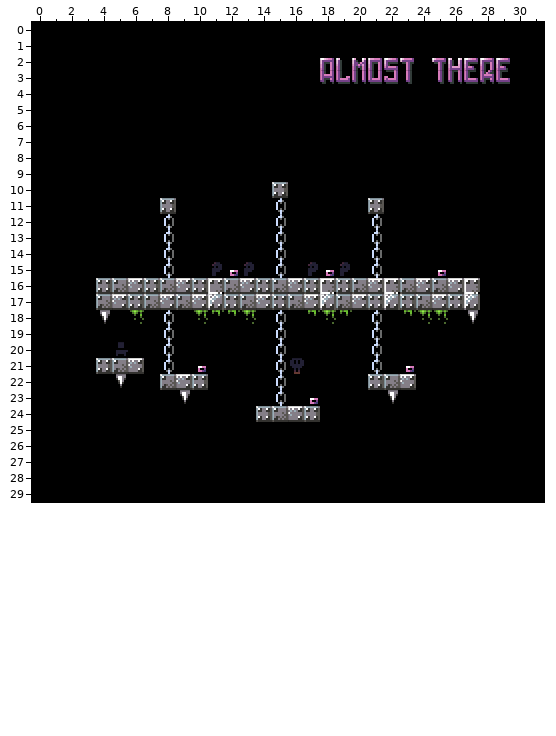
Tiled map: maps.tmx. The first picture shows the starting point.
Cells are 8x8 px. Shown: x 0..31, y 0..29.
Once edited:
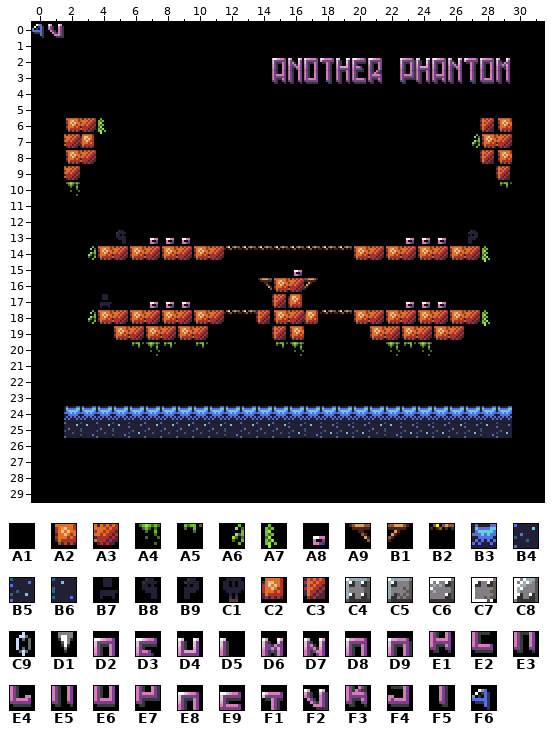
Key: from "tiles": A1 0, A2 16, A3 17, A4 18, A5 19, A6 21, A7 22, A8 23 "gum_start", A9 25, B1 26, B2 27 "falling_start", B3 28, B4 29, B5 30, B6 31, B7 32 "player_start", B8 33 "skull_right", B9 34 "skull_left", C1 36 "skull_down", C2 44, C3 45, C4 48, C5 49, C6 50, C7 51, C8 52, C9 53, D1 55, D2 64, D3 68, D4 71, D5 75, D6 76, D7 77, D8 78, D9 79, E1 80, E2 84, E3 87, E4 91, E5 92, E6 94, E7 95, E8 97, E9 98, F1 99, F2 111, F3 113, F4 114, F5 115, F6 233.
__ is an empty cell, ## one hidden under a higher layer.
Tiles of an added or newly shown layer are drawn over the layers below it.
Message: add swaps and vertical swap into tilemaps
Change:
Layer "map5" (now shown):
y 0: x 0..1 __ __ -> F6 F2
y 2: x 15..29 __ __ __ __ __ __ __ __ __ __ __ __ __ __ __ -> D2 D7 D8 F1 D4 D3 E8 A1 D9 D4 D2 D7 F1 D8 D6
y 3: x 15..29 __ __ __ __ __ __ __ __ __ __ __ __ __ __ __ -> E1 E5 E6 F5 E3 E2 F3 A1 E7 E3 E1 E5 F5 E6 E5
y 6: x 2..4 __ __ __ -> A2 A3 A7; x 28..29 __ __ -> C3 A2
y 7: x 2..3 __ __ -> A3 C2; x 27..29 __ __ __ -> A6 A2 A3
y 8: x 2..3 __ __ -> A2 A3; x 28..29 __ __ -> C3 A2
y 9: x 2 __ -> A3; x 29 __ -> C3
y 10: x 2 __ -> A4; x 15 __ -> A1; x 29 __ -> A5
y 11..12: x 8 __ -> A1; x 15 __ -> A1; x 21 __ -> A1
y 13: x 5 __ -> B8; x 7..9 __ __ __ -> A8 A8 A8; x 15 __ -> A1; x 21 __ -> A1; x 23..25 __ __ __ -> A8 A8 A8; x 27 __ -> B9
y 14: x 3..28 __ __ __ __ __ __ __ __ __ __ __ __ __ __ __ __ __ __ __ __ __ __ __ __ __ __ -> A6 A2 A3 A2 A3 A2 A3 A2 A3 B2 B2 B2 B2 B2 B2 B2 B2 A2 A3 A2 A3 A2 A3 A2 A3 A7
y 15: x 8 __ -> A1; x 11..13 __ __ __ -> A1 A1 A1; x 15..19 __ __ __ __ __ -> A1 A8 A1 A1 A1; x 21 __ -> A1; x 25 __ -> A1
y 16: x 4..27 __ __ __ __ __ __ __ __ __ __ __ __ __ __ __ __ __ __ __ __ __ __ __ __ -> A1 A1 A1 A1 A1 A1 A1 A1 A1 A1 A9 A2 A3 B1 A1 A1 A1 A1 A1 A1 A1 A1 A1 A1
y 17: x 4..27 __ __ __ __ __ __ __ __ __ __ __ __ __ __ __ __ __ __ __ __ __ __ __ __ -> B7 A1 A1 A8 A8 A8 A1 A1 A1 A1 A1 C3 C2 A1 A1 A1 A1 A1 A1 A8 A8 A8 A1 A1
y 18: x 3..28 __ __ __ __ __ __ __ __ __ __ __ __ __ __ __ __ __ __ __ __ __ __ __ __ __ __ -> A6 A2 A3 A2 A3 A2 A3 A2 A3 B2 B2 C3 A2 A3 C2 B2 B2 A2 A3 A2 A3 A2 A3 A2 A3 A7
y 19: x 5..10 __ __ __ __ __ __ -> A2 A3 A2 A3 A2 A3; x 15..16 __ __ -> C3 A2; x 21..26 __ __ __ __ __ __ -> A2 A3 A2 A3 A2 A3
y 20: x 5..8 __ __ __ __ -> A1 A5 A4 A5; x 10 __ -> A5; x 15..16 __ __ -> A5 A4; x 21..24 __ __ __ __ -> A1 A4 A5 A4
y 21: x 4..6 __ __ __ -> A1 A1 A1; x 8 __ -> A1; x 10 __ -> A1; x 15..16 __ __ -> A1 A1; x 21 __ -> A1; x 23 __ -> A1
y 22: x 5 __ -> A1; x 8..10 __ __ __ -> A1 A1 A1; x 15 __ -> A1; x 21..23 __ __ __ -> A1 A1 A1
y 23: x 9 __ -> A1; x 15 __ -> A1; x 17 __ -> A1; x 22 __ -> A1
y 24: x 2..29 __ __ __ __ __ __ __ __ __ __ __ __ __ __ __ __ __ __ __ __ __ __ __ __ __ __ __ __ -> B3 B3 B3 B3 B3 B3 B3 B3 B3 B3 B3 B3 B3 B3 B3 B3 B3 B3 B3 B3 B3 B3 B3 B3 B3 B3 B3 B3
y 25: x 2..29 __ __ __ __ __ __ __ __ __ __ __ __ __ __ __ __ __ __ __ __ __ __ __ __ __ __ __ __ -> B4 B6 B4 B6 B5 B4 B4 B4 B4 B4 B6 B4 B4 B4 B5 B6 B5 B5 B5 B4 B6 B5 B5 B5 B4 B5 B6 B5
Layer "map15" (now hidden):
y 0: x 0..1 ## ## -> __ __
y 2..3: x 15..29 ## ## ## ## ## ## ## ## ## ## ## ## ## ## ## -> __ __ __ __ __ __ __ __ __ __ __ __ __ __ __
y 6: x 2..4 ## ## ## -> __ __ __; x 28..29 ## ## -> __ __
y 7: x 2..3 ## ## -> __ __; x 27..29 ## ## ## -> __ __ __
y 8: x 2..3 ## ## -> __ __; x 28..29 ## ## -> __ __
y 9: x 2 ## -> __; x 29 ## -> __
y 10: x 2 ## -> __; x 15 ## -> __; x 29 ## -> __
y 11..12: x 8 ## -> __; x 15 ## -> __; x 21 ## -> __
y 13: x 5 ## -> __; x 7..9 ## ## ## -> __ __ __; x 15 ## -> __; x 21 ## -> __; x 23..25 ## ## ## -> __ __ __; x 27 ## -> __
y 14: x 3..28 ## ## ## ## ## ## ## ## ## ## ## ## ## ## ## ## ## ## ## ## ## ## ## ## ## ## -> __ __ __ __ __ __ __ __ __ __ __ __ __ __ __ __ __ __ __ __ __ __ __ __ __ __
y 15: x 8 ## -> __; x 11..13 ## ## ## -> __ __ __; x 15..19 ## ## ## ## ## -> __ __ __ __ __; x 21 ## -> __; x 25 ## -> __
y 16..17: x 4..27 ## ## ## ## ## ## ## ## ## ## ## ## ## ## ## ## ## ## ## ## ## ## ## ## -> __ __ __ __ __ __ __ __ __ __ __ __ __ __ __ __ __ __ __ __ __ __ __ __
y 18: x 3..28 ## ## ## ## ## ## ## ## ## ## ## ## ## ## ## ## ## ## ## ## ## ## ## ## ## ## -> __ __ __ __ __ __ __ __ __ __ __ __ __ __ __ __ __ __ __ __ __ __ __ __ __ __
y 19: x 5..10 ## ## ## ## ## ## -> __ __ __ __ __ __; x 15..16 ## ## -> __ __; x 21..26 ## ## ## ## ## ## -> __ __ __ __ __ __
y 20: x 5..8 ## ## ## ## -> __ __ __ __; x 10 ## -> __; x 15..16 ## ## -> __ __; x 21..24 ## ## ## ## -> __ __ __ __
y 21: x 4..6 ## ## ## -> __ __ __; x 8 ## -> __; x 10 ## -> __; x 15..16 ## ## -> __ __; x 21 ## -> __; x 23 ## -> __
y 22: x 5 ## -> __; x 8..10 ## ## ## -> __ __ __; x 15 ## -> __; x 21..23 ## ## ## -> __ __ __
y 23: x 9 ## -> __; x 15 ## -> __; x 17 ## -> __; x 22 ## -> __
y 24..25: x 2..29 ## ## ## ## ## ## ## ## ## ## ## ## ## ## ## ## ## ## ## ## ## ## ## ## ## ## ## ## -> __ __ __ __ __ __ __ __ __ __ __ __ __ __ __ __ __ __ __ __ __ __ __ __ __ __ __ __
Layer "map24" (now hidden):
y 0: x 0..1 A1 A1 -> __ __
y 2: x 15..29 A1 A1 A1 D2 D5 D6 D8 E9 F1 A1 F1 D4 D3 E8 D3 -> __ __ __ __ __ __ __ __ __ __ __ __ __ __ __
y 3: x 15..29 A1 A1 A1 E1 E4 E5 E6 F4 F5 A1 F5 E3 E2 F3 E2 -> __ __ __ __ __ __ __ __ __ __ __ __ __ __ __
y 6: x 2..4 A1 A1 A1 -> __ __ __; x 28..29 A1 A1 -> __ __
y 7: x 2..3 A1 A1 -> __ __; x 27..29 A1 A1 A1 -> __ __ __
y 8: x 2..3 A1 A1 -> __ __; x 28..29 A1 A1 -> __ __
y 9: x 2 A1 -> __; x 29 A1 -> __
y 10: x 2 A1 -> __; x 15 C4 -> __; x 29 A1 -> __
y 11: x 8 C4 -> __; x 15 C9 -> __; x 21 C4 -> __
y 12: x 8 C9 -> __; x 15 C9 -> __; x 21 C9 -> __
y 13: x 5 A1 -> __; x 7..9 A1 C9 A1 -> __ __ __; x 15 C9 -> __; x 21 C9 -> __; x 23..25 A1 A1 A1 -> __ __ __; x 27 A1 -> __
y 14: x 3..28 A1 A1 A1 A1 A1 C9 A1 A1 A1 A1 A1 A1 C9 A1 A1 A1 A1 A1 C9 A1 A1 A1 A1 A1 A1 A1 -> __ __ __ __ __ __ __ __ __ __ __ __ __ __ __ __ __ __ __ __ __ __ __ __ __ __
y 15: x 8 C9 -> __; x 11..13 B9 A8 B9 -> __ __ __; x 15..19 C9 A1 B9 A8 B9 -> __ __ __ __ __; x 21 C9 -> __; x 25 A8 -> __
y 16: x 4..27 C4 C5 C6 C4 C5 C6 C4 C7 C5 C6 C4 C5 C6 C4 C7 C4 C5 C6 C7 C5 C6 C5 C6 C7 -> __ __ __ __ __ __ __ __ __ __ __ __ __ __ __ __ __ __ __ __ __ __ __ __
y 17: x 4..27 C5 C6 C4 C5 C6 C5 C6 C8 C4 C5 C6 C4 C5 C6 C8 C5 C6 C4 C8 C4 C5 C6 C4 C8 -> __ __ __ __ __ __ __ __ __ __ __ __ __ __ __ __ __ __ __ __ __ __ __ __
y 18: x 3..28 A1 D1 A1 A4 A1 C9 A1 A4 A5 A5 A4 A1 C9 A1 A5 A4 A5 A1 C9 A1 A5 A4 A4 A1 D1 A1 -> __ __ __ __ __ __ __ __ __ __ __ __ __ __ __ __ __ __ __ __ __ __ __ __ __ __
y 19: x 5..10 A1 A1 A1 C9 A1 A1 -> __ __ __ __ __ __; x 15..16 C9 A1 -> __ __; x 21..26 C9 A1 A1 A1 A1 A1 -> __ __ __ __ __ __
y 20: x 5..8 B7 A1 A1 C9 -> __ __ __ __; x 10 A1 -> __; x 15..16 C9 A1 -> __ __; x 21..24 C9 A1 A1 A1 -> __ __ __ __
y 21: x 4..6 C4 C5 C6 -> __ __ __; x 8 C9 -> __; x 10 A8 -> __; x 15..16 C9 C1 -> __ __; x 21 C9 -> __; x 23 A8 -> __
y 22: x 5 D1 -> __; x 8..10 C5 C6 C4 -> __ __ __; x 15 C9 -> __; x 21..23 C4 C5 C6 -> __ __ __
y 23: x 9 D1 -> __; x 15 C9 -> __; x 17 A8 -> __; x 22 D1 -> __
y 24: x 2..29 A1 A1 A1 A1 A1 A1 A1 A1 A1 A1 A1 A1 C4 C5 C6 C4 A1 A1 A1 A1 A1 A1 A1 A1 A1 A1 A1 A1 -> __ __ __ __ __ __ __ __ __ __ __ __ __ __ __ __ __ __ __ __ __ __ __ __ __ __ __ __
y 25: x 2..29 A1 A1 A1 A1 A1 A1 A1 A1 A1 A1 A1 A1 A1 A1 A1 A1 A1 A1 A1 A1 A1 A1 A1 A1 A1 A1 A1 A1 -> __ __ __ __ __ __ __ __ __ __ __ __ __ __ __ __ __ __ __ __ __ __ __ __ __ __ __ __
Boxes around the changes in both pictures, in picture pixels (x1, y1, x2, y2):
changed: (32, 24, 64, 38)
changed: (272, 58, 510, 84)
changed: (64, 118, 512, 438)
